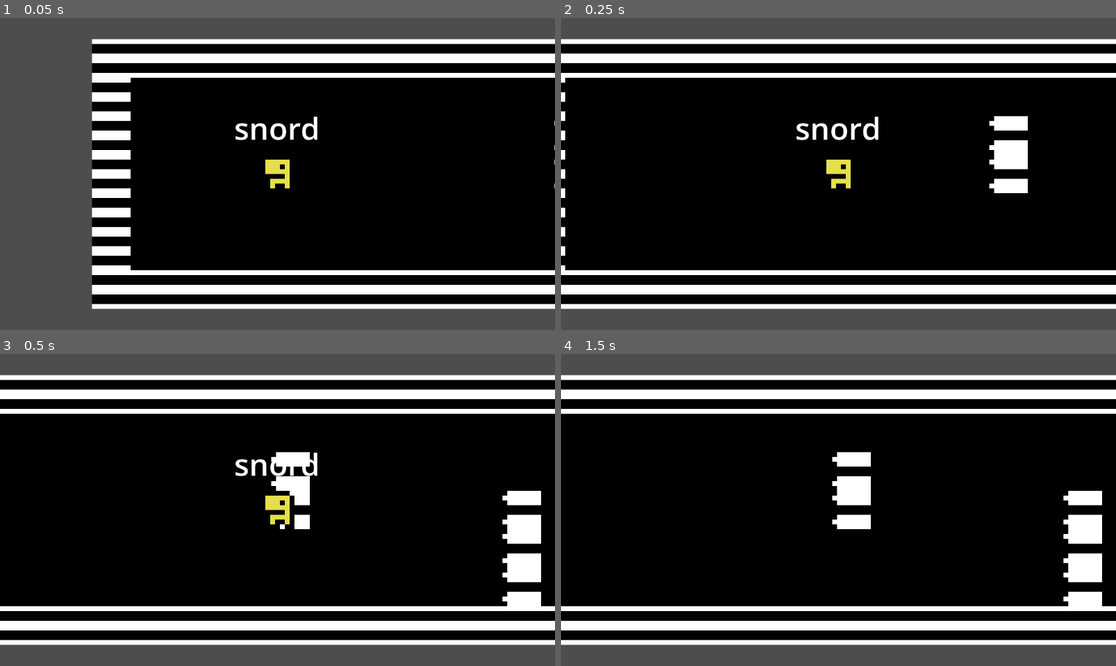
Above: before the commit, frames 1-4 (two rows, left to right).
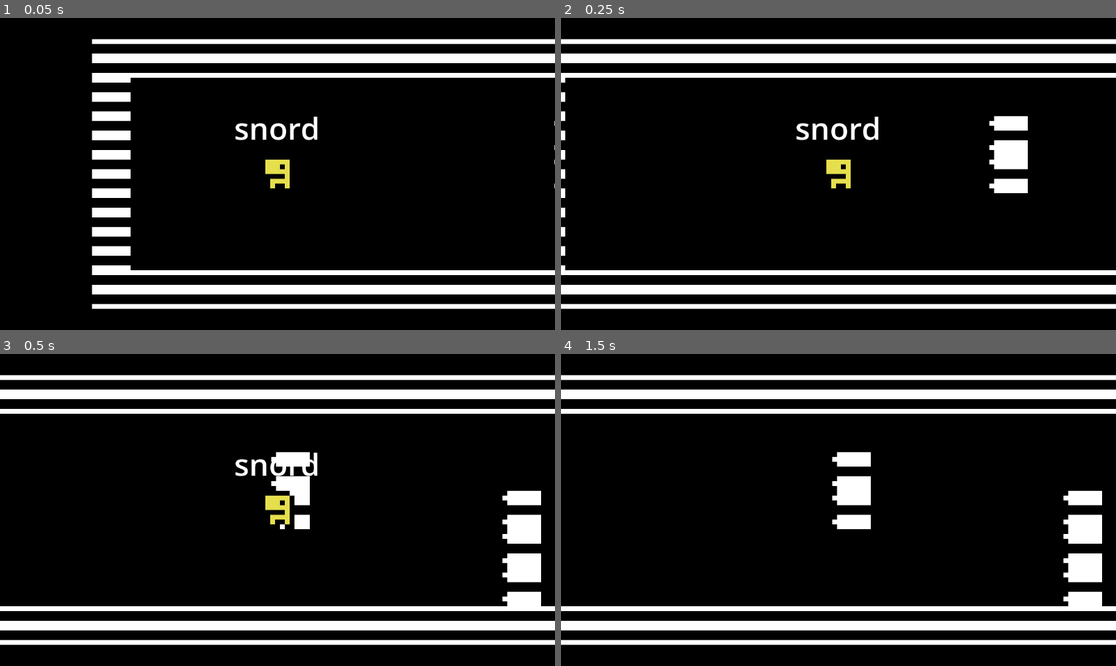
Above: after the commit, the same moments.

Repository: Lukkex/SNORD
Game: Godot game, scene res://root.tscn
Same seed, same stepped clock (60 frames per second), same inputs: the game is played once before the commit and once after it.
Inputs (mouse positions are in pixels of both pictures, inside the frame that each line leads up to):
- Up to frame 1 (0.05 s): no input
- Up to frame 2 (0.25 s): no input
- Up to frame 3 (0.5 s): no input
- Up to frame 4 (1.5 s): move the mouse to (960, 494) at 0.52 s; hold W (up) 0.53-1.28 s; tap Enter at 1.25 s; move the mouse to (727, 525) at 1.27 s; hold S (down) from 1.28 s (still down)

The runs differ from the first frame. In frame 1, 28% of the frame differs, in the area x 0-100%, y 0-100%; in frame 2, 14%; in frame 3, 14%; in frame 4, 14%.

Commit message:
Main menu WIP font sounds etc

Diff:
--- /dev/null
+++ b/character_select_button.gd
@@ -0,0 +1,11 @@
+extends VBoxContainer
+
+@onready var textbutton = $TextureButton
+@onready var player_skin = textbutton.texture.path
+
+func _on_texture_button_pressed() -> void:
+	AudioManager.snord1.play()
+
+
+func _on_texture_button_mouse_entered() -> void:
+	AudioManager.snord1.play()
--- /dev/null
+++ b/character_select_button.tscn
@@ -0,0 +1,22 @@
+[gd_scene load_steps=4 format=3 uid="uid://chece6tc5jl47"]
+
+[ext_resource type="Texture2D" uid="uid://4w04th77lw3r" path="res://assets/snord outlined.png" id="1_21eht"]
+[ext_resource type="Script" uid="uid://8v3mftnxgqpo" path="res://character_select_button.gd" id="1_632il"]
+[ext_resource type="Theme" uid="uid://maqxnhvp58cj" path="res://theme.tres" id="2_632il"]
+
+[node name="CharSelectButton" type="VBoxContainer"]
+script = ExtResource("1_632il")
+
+[node name="TextureButton" type="TextureButton" parent="."]
+layout_mode = 2
+size_flags_horizontal = 3
+texture_normal = ExtResource("1_21eht")
+
+[node name="Label" type="Label" parent="."]
+layout_mode = 2
+theme = ExtResource("2_632il")
+text = "Snord Speverts"
+horizontal_alignment = 1
+
+[connection signal="mouse_entered" from="TextureButton" to="." method="_on_texture_button_mouse_entered"]
+[connection signal="pressed" from="TextureButton" to="." method="_on_texture_button_pressed"]
--- a/global.gd
+++ b/global.gd
@@ -1 +1,4 @@
 extends Node
+
+@onready var DEFAULT_SKIN = preload("res://assets/snord.png")
+@onready var player_skin = DEFAULT_SKIN
--- a/main-menu.tscn
+++ b/main-menu.tscn
@@ -1,6 +1,8 @@
-[gd_scene load_steps=2 format=3 uid="uid://kv723254y5s"]
+[gd_scene load_steps=4 format=3 uid="uid://kv723254y5s"]
 
-[ext_resource type="Texture2D" uid="uid://cvw2aopgk0t24" path="res://assets/snord.png" id="1_gvk52"]
+[ext_resource type="Theme" uid="uid://maqxnhvp58cj" path="res://theme.tres" id="1_j3jwc"]
+[ext_resource type="Script" uid="uid://c4w6bvcumr6mp" path="res://main_menu.gd" id="1_mue8r"]
+[ext_resource type="PackedScene" uid="uid://chece6tc5jl47" path="res://character_select_button.tscn" id="3_mue8r"]
 
 [node name="MainMenu" type="Control"]
 layout_mode = 3
@@ -9,6 +11,7 @@
 anchor_bottom = 1.0
 grow_horizontal = 2
 grow_vertical = 2
+script = ExtResource("1_mue8r")
 
 [node name="MarginContainer" type="MarginContainer" parent="."]
 layout_mode = 1
@@ -22,15 +25,31 @@
 layout_mode = 2
 color = Color(0, 0, 0, 1)
 
-[node name="HBoxContainer" type="HBoxContainer" parent="MarginContainer/ColorRect"]
+[node name="Label" type="Label" parent="MarginContainer/ColorRect"]
 layout_mode = 1
-anchors_preset = 15
-anchor_right = 1.0
-anchor_bottom = 1.0
+anchors_preset = 5
+anchor_left = 0.5
+anchor_right = 0.5
+offset_left = -83.5
+offset_right = 83.5
+offset_bottom = 23.0
 grow_horizontal = 2
-grow_vertical = 2
+theme = ExtResource("1_j3jwc")
+text = "
+
+
+
+Select your snordling."
+horizontal_alignment = 1
+
+[node name="VBoxContainer" type="VBoxContainer" parent="MarginContainer"]
+layout_mode = 2
+
+[node name="HBoxContainer" type="HBoxContainer" parent="MarginContainer/VBoxContainer"]
+layout_mode = 2
+size_flags_horizontal = 4
+size_flags_vertical = 6
 alignment = 1
 
-[node name="TextureButton" type="TextureButton" parent="MarginContainer/ColorRect/HBoxContainer"]
+[node name="VBoxContainer" parent="MarginContainer/VBoxContainer/HBoxContainer" instance=ExtResource("3_mue8r")]
 layout_mode = 2
-texture_normal = ExtResource("1_gvk52")
--- /dev/null
+++ b/main_menu.gd
@@ -0,0 +1,4 @@
+extends Control
+
+func _ready() -> void:
+	pass
--- a/project.godot
+++ b/project.godot
@@ -41,3 +41,4 @@
 [rendering]
 
 textures/canvas_textures/default_texture_filter=0
+environment/defaults/default_clear_color=Color(0, 0, 0, 1)
--- /dev/null
+++ b/theme.tres
@@ -0,0 +1,6 @@
+[gd_resource type="Theme" load_steps=2 format=3 uid="uid://maqxnhvp58cj"]
+
+[ext_resource type="FontFile" uid="uid://dqggmya61lh5x" path="res://assets/FFFFORWA.TTF" id="1_e1x85"]
+
+[resource]
+default_font = ExtResource("1_e1x85")
Binary file added: assets/FFFFORWA.TTF
Not shown, added: assets/FFFFORWA.TTF.import
Binary file added: assets/snord kinda big.png
Not shown, added: assets/snord kinda big.png.import
Binary file added: assets/snord large.png
Not shown, added: assets/snord large.png.import
Binary file added: assets/snord outlined.png
Not shown, added: assets/snord outlined.png.import
Not shown, added: character_select_button.gd.uid
Not shown: 1 places in level.tscn that only renumber resources
Not shown, added: main_menu.gd.uid
